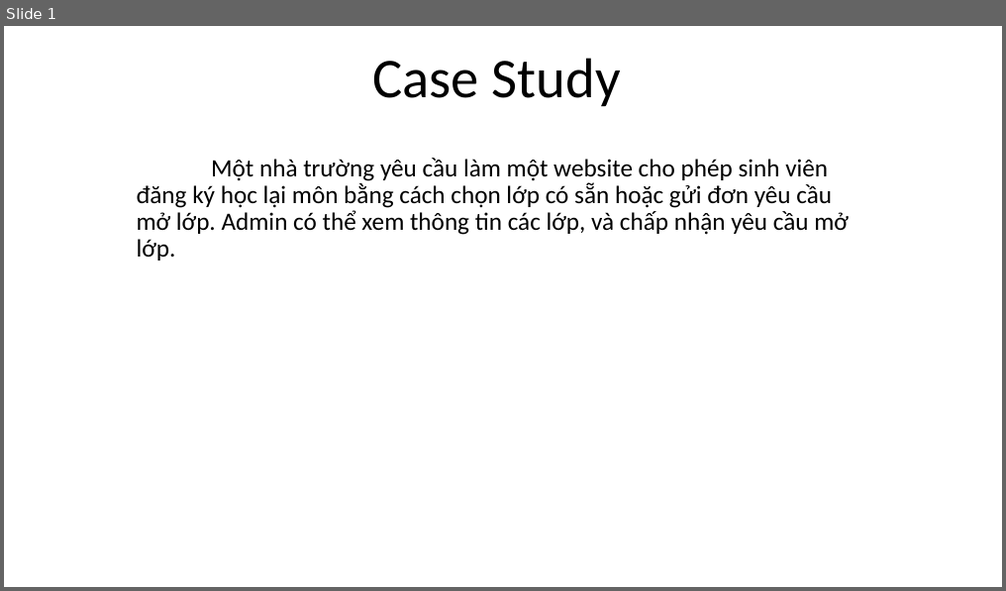
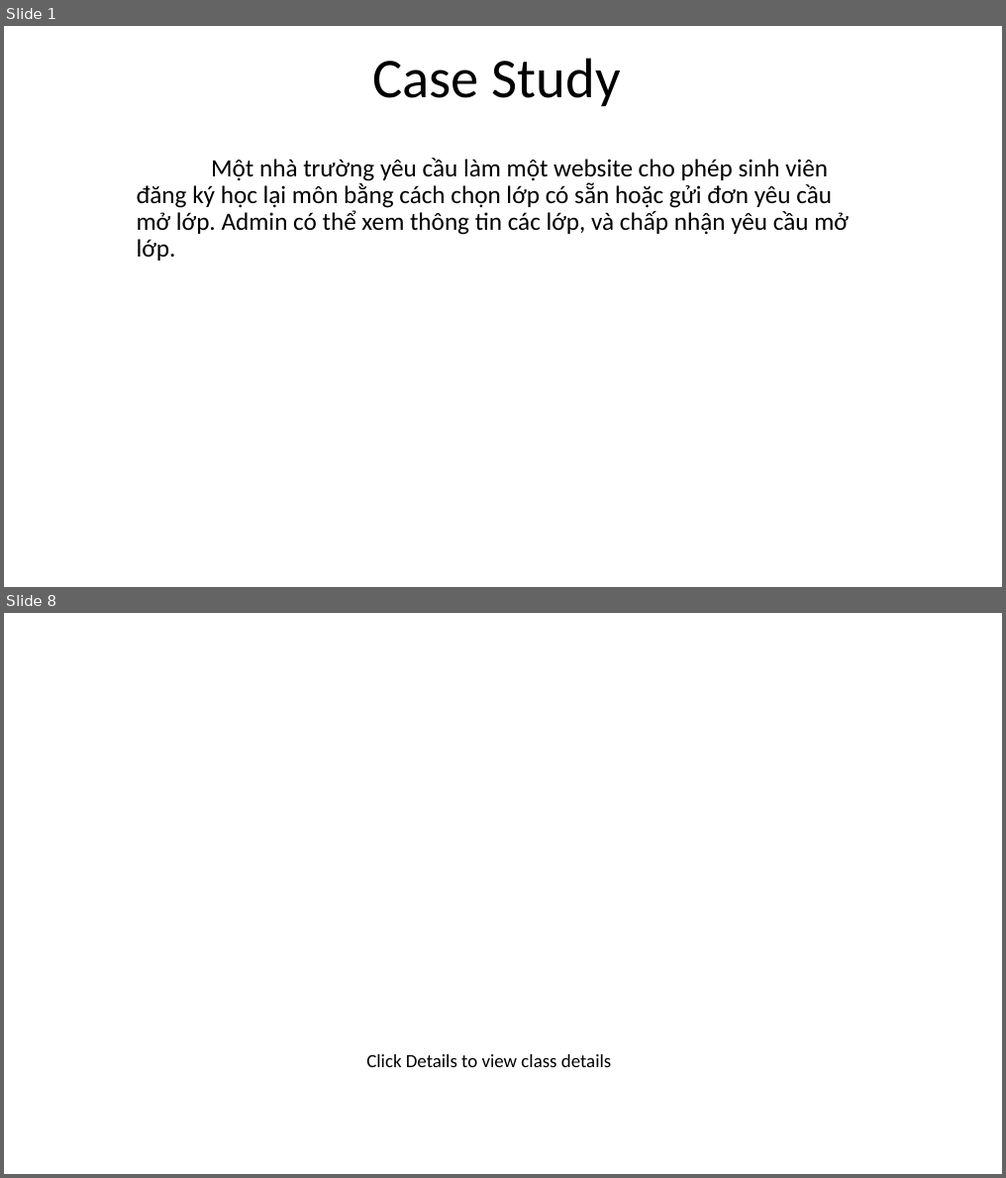
Before and after one commit to tranducthang511/PRJ301_1, a slide deck: Report.pptx. Shown one above the other, each under a label of ours: slide 1 before the commit, slides 1 and 8 after it; the slides between them are not shown. The pictures are 1006x591 and 1006x1178 pixels, drawn with LibreOffice and Linux fonts; fonts in the diff are those of the drawing; background and template pictures are left out. Boxes give left, top, right and bottom in pixels: in the first picture for what was removed or moved away, otherwise in the second. Text is boxed around its words. In the diff, an @@ line names an element or a change of style, - is before the commit and + after.

```diff
--- a/Report.pptx
+++ b/Report.pptx
@@ slide 8 added at box(4, 613, 1002, 1174), background picture (left out) @@
@@ text added at box(366, 1055, 611, 1067), 18 pt, text #000000 @@
+Click Details to view class details
```
Also in this commit, not shown: 17 other slides added, 4 other files.
